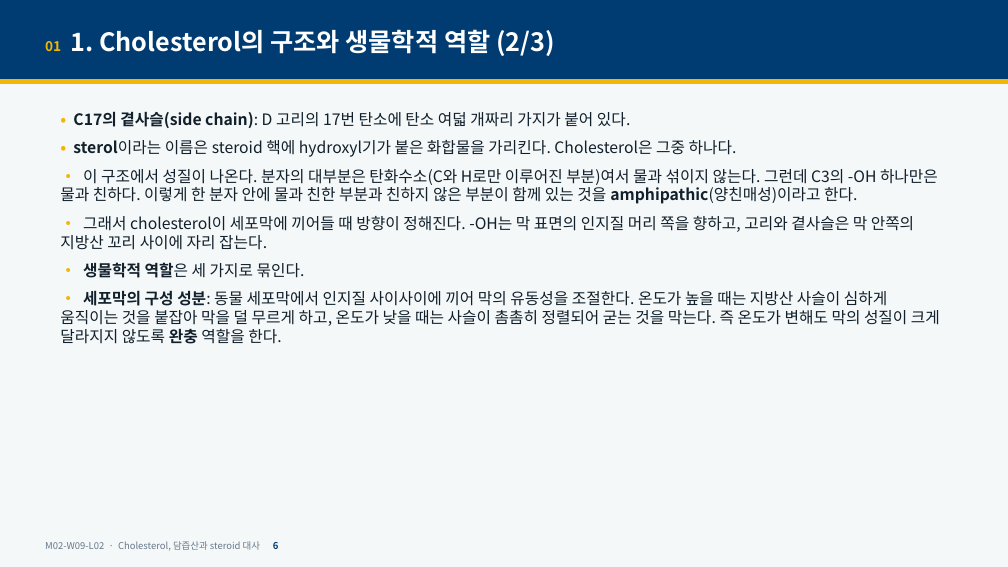
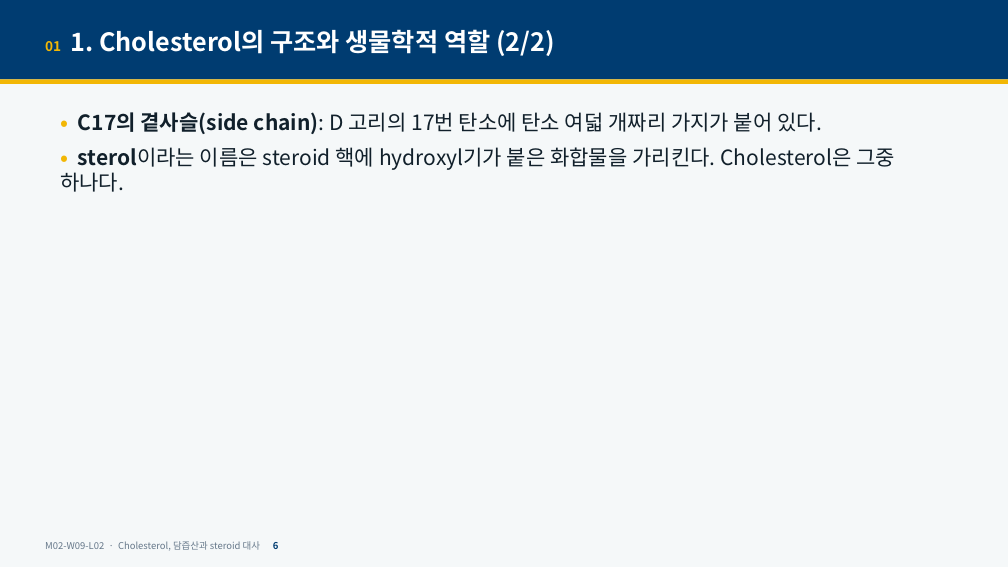
Before and after one commit to hoperiasd2/hoperiasd2.github.io, a slide deck: slide 6 of curriculum/M02/W09/L02/slides.pptx. Drawn at 1008x567 pixels with LibreOffice and Linux fonts; fonts in the diff are those of the drawing. Boxes give left, top, right and bottom in pixels: in the first picture for what was removed or moved away, otherwise in the second. Text is boxed around its words. In the diff, an @@ line names an element or a change of style, - is before the commit and + after.

```diff
--- a/curriculum/M02/W09/L02/slides.pptx
+++ b/curriculum/M02/W09/L02/slides.pptx
@@ text at bbox=[45, 29, 555, 56]: text changed @@
-01 1. Cholesterol의 구조와 생물학적 역할 (2/3)
+01 1. Cholesterol의 구조와 생물학적 역할 (2/2)
@@ text "• C17의 곁사슬(side chain): D ..." at bbox=[60, 112, 895, 192]: size 15 to 20 pt @@
@@ text at bbox=[60, 169, 940, 344]: paragraphs removed @@
-• 이 구조에서 성질이 나온다. 분자의 대부분은 탄화수소(C와 H로만 이루어진 부분)여서 물과 섞이지 않는다. 그런데 C3의 -OH 하나만은 물과 친하다. 이렇게 한 분자 안에 물과 친한 부분과 친하지 않은 부분이 함께 있는 것을 amphipathic(양친매성)이라고 한다.
-• 그래서 cholesterol이 세포막에 끼어들 때 방향이 정해진다. -OH는 막 표면의 인지질 머리 쪽을 향하고, 고리와 곁사슬은 막 안쪽의 지방산 꼬리 사이에 자리 잡는다.
-• 생물학적 역할은 세 가지로 묶인다.
-• 세포막의 구성 성분: 동물 세포막에서 인지질 사이사이에 끼어 막의 유동성을 조절한다. 온도가 높을 때는 지방산 사슬이 심하게 움직이는 것을 붙잡아 막을 덜 무르게 하고, 온도가 낮을 때는 사슬이 촘촘히 정렬되어 굳는 것을 막는다. 즉 온도가 변해도 막의 성질이 크게 달라지지 않도록 완충 역할을 한다.
```
Also in this commit, not shown: 31 other slides changed, 9 slides removed, 20 other files.
